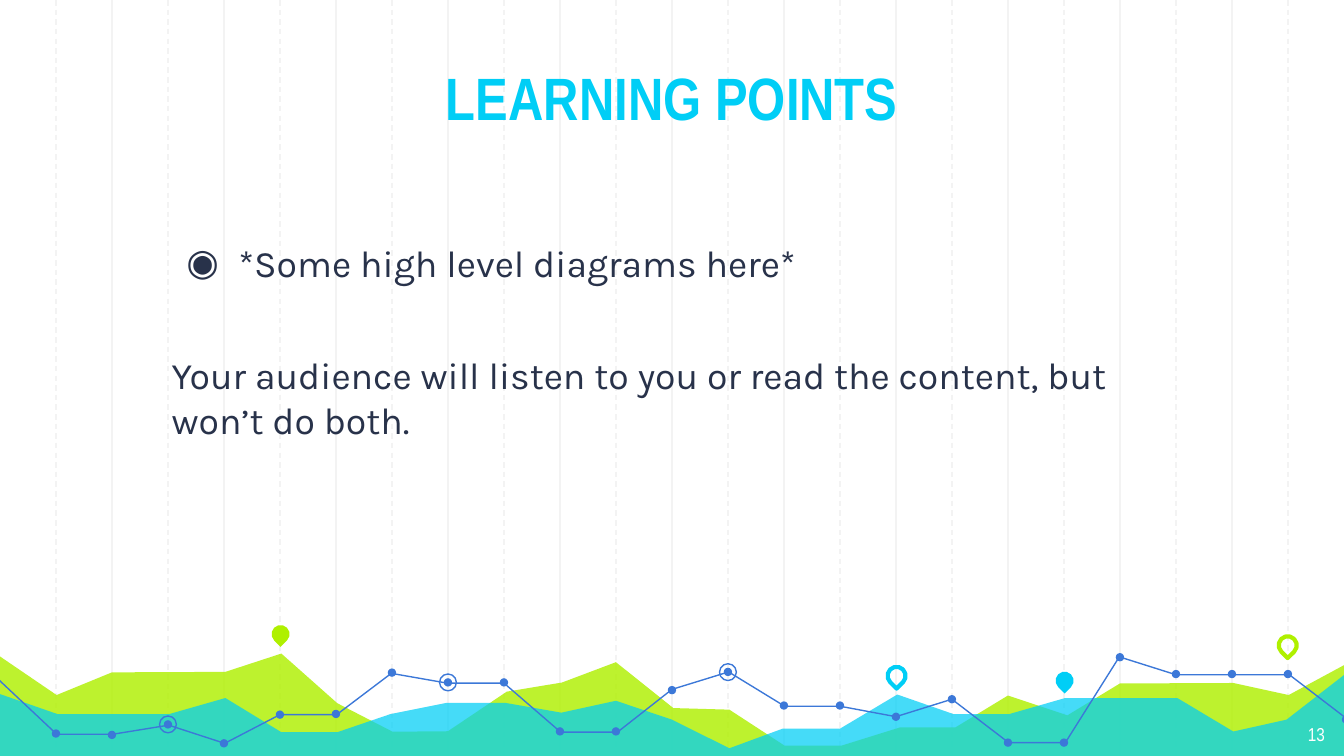
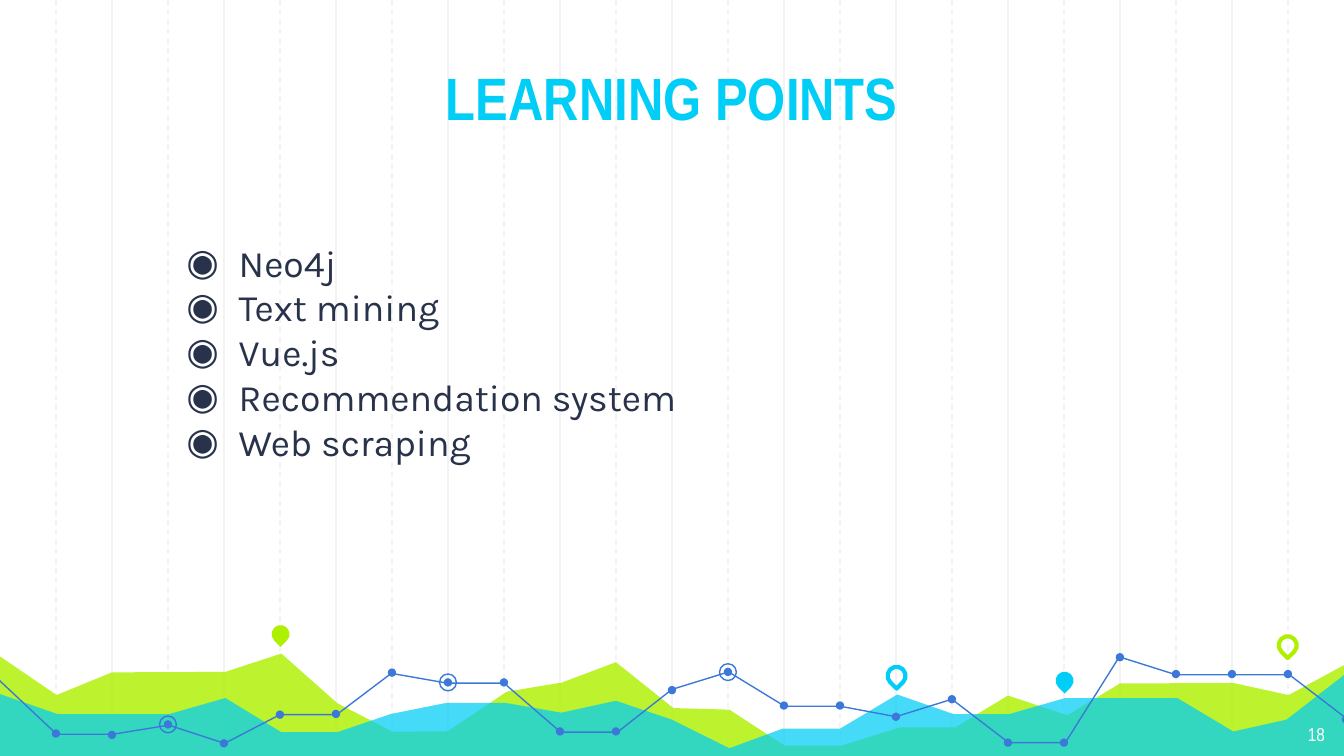
Before and after one commit to Andyayk/app, a slide deck: slide 18 of Graph Based Search.pptx (slide 13 before the commit). Drawn at 1344x756 pixels with LibreOffice and Linux fonts; fonts in the diff are those of the drawing. Boxes give left, top, right and bottom in pixels: in the first picture for what was removed or moved away, otherwise in the second. Text is boxed around its words. In the diff, an @@ line names an element or a change of style, - is before the commit and + after.

```diff
--- a/Graph Based Search.pptx
+++ b/Graph Based Search.pptx
@@ text at (239,251,676,465): text changed @@
-◉ *Some high level diagrams here*
-Your audience will listen to you or read the content, but won’t do both.
+◉ Neo4j
+◉ Text mining
+◉ Vue.js
+◉ Recommendation system
+◉ Web scraping
@@ page number at (1308,728,1325,741): text changed @@
-13
+18
```
Also in this commit, not shown: 7 other slides changed, 6 slides added, 2 slides removed.
